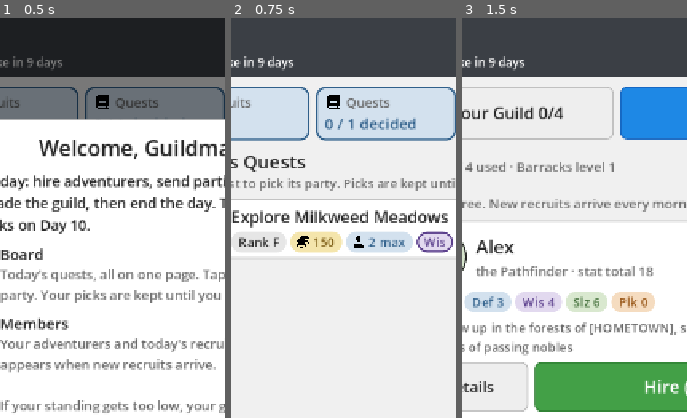
Above: before the commit, frames 1-3 (left to right).
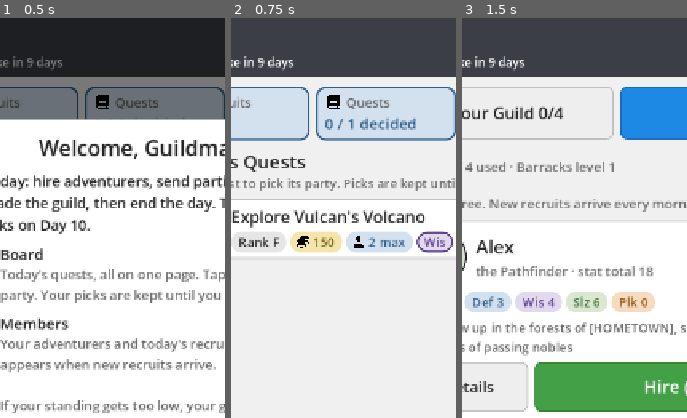
Above: after the commit, the same moments.

Repository: ActuallySanta/Fantasy-Guild-Manager
Game: Godot game, scene res://MobileHall/hall_main.tscn
The game is run twice, just before and just after one commit, with the same random seed, the same clock (stepped at 60 frames per second) and the same inputs.
Inputs:
- Up to frame 1 (0.5 s): no input
- Up to frame 2 (0.75 s): click "Start" at 0.5 s
- Up to frame 3 (1.5 s): click "For Hire" at 1.25 s
The pictures show only the part of the screen within x 16-66%, y 0-50%; the shares and areas given below are measured in that part.

Frame 1 is identical in both runs. In frame 2, 1.4% of the frame differs, in the area x 27-97%, y 48-52%; in frame 3, nothing differs.

Commit message:
story draft, ashen wastes added

Diff:
--- a/Scripts/Quest Creator/quest_Manager.gd
+++ b/Scripts/Quest Creator/quest_Manager.gd
@@ -6,9 +6,11 @@
 
 var theWindsweptMeadows: Region = Region.new(0)
 var theBoglands: Region = Region.new(1)
+var theAshenWastes: Region = Region.new(2)
+var theGlassMountains: Region = Region.new(3)
 
-var world_regions := [theWindsweptMeadows, theBoglands]
-var total_regions : int = 2
+var world_regions := [theWindsweptMeadows, theBoglands, theAshenWastes, theGlassMountains]
+var total_regions : int = 4
 
 var dayNum = 0;
 
--- a/Scripts/Quest Creator/quest_resource.gd
+++ b/Scripts/Quest Creator/quest_resource.gd
@@ -66,7 +66,7 @@
 
 	difficulty = diff
 	maxAdventurers = randi_range(1, 2)
-	regionNum = randi_range(0, 1)
+	regionNum = randi_range(0, 2)
 	questNum = randi_range(0, 7)
 	type = ExternalContentContainer.get_Quest_Story(questNum, 0).to_int()
 	location = QuestManager.world_regions[regionNum].returnName(type)
--- a/Scripts/Quest Creator/region_resource.gd
+++ b/Scripts/Quest Creator/region_resource.gd
@@ -38,6 +38,7 @@
 func _init(regionNum := 0) -> void:
 	regionNumber = regionNum
 
+	print(regionNum)
 	match(regionNum):
 		0:
 			dungeonNames = (MultiColumnLoader._load_info_from_file(meadows_location_path, 1, 0))
@@ -49,6 +50,16 @@
 			escortLocations = (MultiColumnLoader._load_info_from_file(boglands_location_path, 1, 1))
 			explorationAreas = (MultiColumnLoader._load_info_from_file(boglands_location_path, 1, 2))
 			intelTargets = (MultiColumnLoader._load_info_from_file(boglands_location_path, 1, 3))
+		2:
+			dungeonNames = (MultiColumnLoader._load_info_from_file(wastes_location_path, 1, 0))
+			escortLocations = (MultiColumnLoader._load_info_from_file(wastes_location_path, 1, 1))
+			explorationAreas = (MultiColumnLoader._load_info_from_file(wastes_location_path, 1, 2))
+			intelTargets = (MultiColumnLoader._load_info_from_file(wastes_location_path, 1, 3))
+		3:
+			dungeonNames = (MultiColumnLoader._load_info_from_file(mountains_location_path, 1, 0))
+			escortLocations = (MultiColumnLoader._load_info_from_file(mountains_location_path, 1, 1))
+			explorationAreas = (MultiColumnLoader._load_info_from_file(mountains_location_path, 1, 2))
+			intelTargets = (MultiColumnLoader._load_info_from_file(mountains_location_path, 1, 3))
 
 	regionMonsters = MultiColumnLoader._load_info_from_file(monsters_2D_test_path, 1, regionNum)
 
Not shown, changed: External Content/Quest Stuff (Test)/The Ashen Wastes (Locations).txt
Not shown, changed: External Content/Quest Stuff (Test)/The Glass Mountains (Locations).txt
Not shown, added: External Content/Quest Stuff (Test)/milestone stories draft.txt
